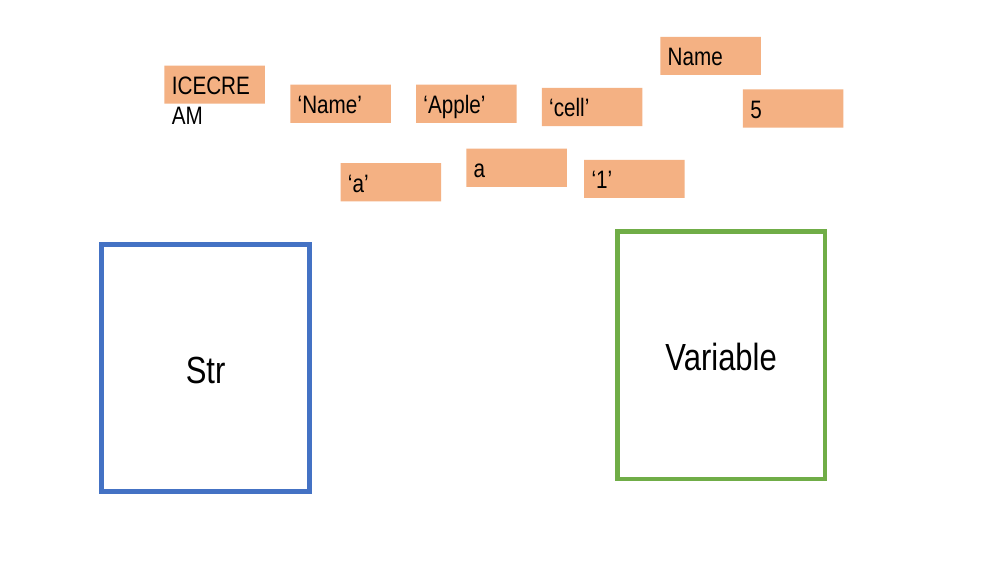
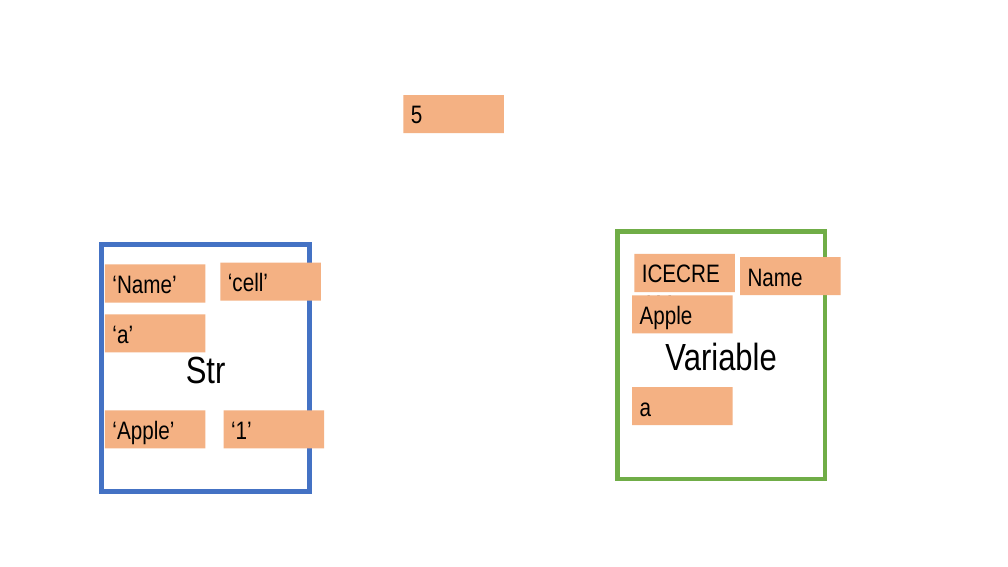
Before and after one commit to haoshisong/Python_Summer_Camp, a slide deck: slide 12 of Python summer camp.pptx (slide 9 before the commit). Drawn at 1008x567 pixels with LibreOffice and Linux fonts; fonts in the diff are those of the drawing. Boxes give left, top, right and bottom in pixels: in the first picture for what was removed or moved away, otherwise in the second. Text is boxed around its words. In the diff, an @@ line names an element or a change of style, - is before the commit and + after.

```diff
--- a/Python summer camp.pptx
+++ b/Python summer camp.pptx
@@ rectangle "5": place and size @@
-rectangle "5" at bbox=[743, 89, 844, 127]
+rectangle "5" at bbox=[404, 95, 504, 133]
@@ rectangle "‘Name’": place and size @@
-rectangle "‘Name’" at bbox=[290, 85, 391, 123]
+rectangle "‘Name’" at bbox=[105, 265, 206, 302]
@@ rectangle "‘cell’": place and size @@
-rectangle "‘cell’" at bbox=[542, 88, 643, 126]
+rectangle "‘cell’" at bbox=[221, 262, 321, 300]
@@ rectangle "ICECREAM": place and size @@
-rectangle "ICECREAM" at bbox=[164, 66, 265, 104]
+rectangle "ICECREAM" at bbox=[634, 254, 735, 292]
@@ rectangle "Name": place and size @@
-rectangle "Name" at bbox=[660, 37, 761, 75]
+rectangle "Name" at bbox=[740, 257, 841, 295]
@@ rectangle added at bbox=[632, 296, 733, 333], fill #F4B183, 24 pt, text #000000 @@
+Apple
@@ rectangle "‘a’": place and size @@
-rectangle "‘a’" at bbox=[340, 163, 441, 201]
+rectangle "‘a’" at bbox=[105, 315, 206, 352]
@@ rectangle "a": place and size @@
-rectangle "a" at bbox=[467, 149, 567, 187]
+rectangle "a" at bbox=[632, 387, 733, 425]
@@ rectangle "‘Apple’": place and size @@
-rectangle "‘Apple’" at bbox=[416, 85, 516, 123]
+rectangle "‘Apple’" at bbox=[105, 411, 206, 448]
@@ rectangle "‘1’": place and size @@
-rectangle "‘1’" at bbox=[585, 160, 685, 197]
+rectangle "‘1’" at bbox=[224, 411, 324, 448]
```
Also in this commit, not shown: 2 other slides changed, 13 slides added.
